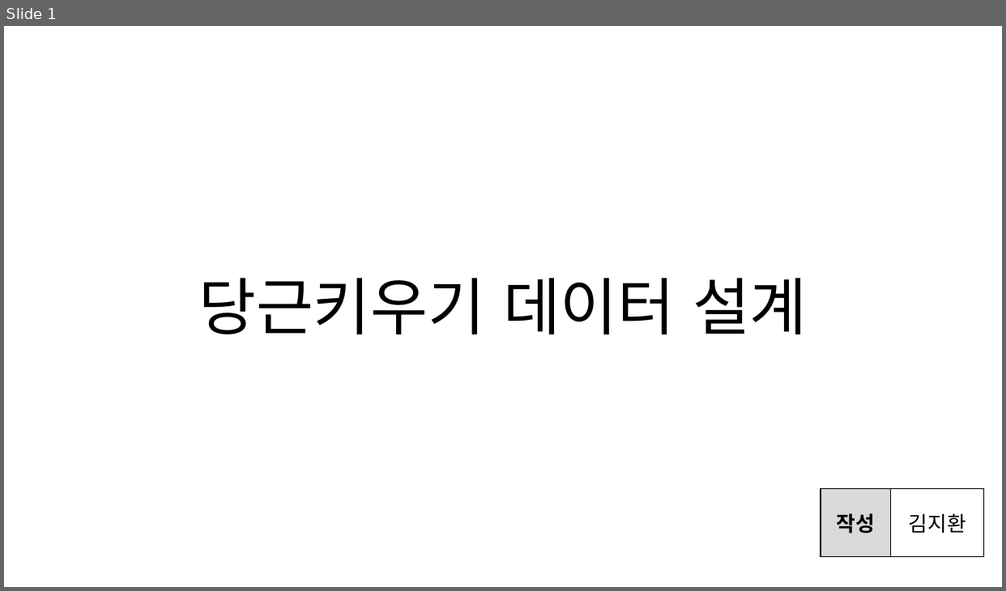
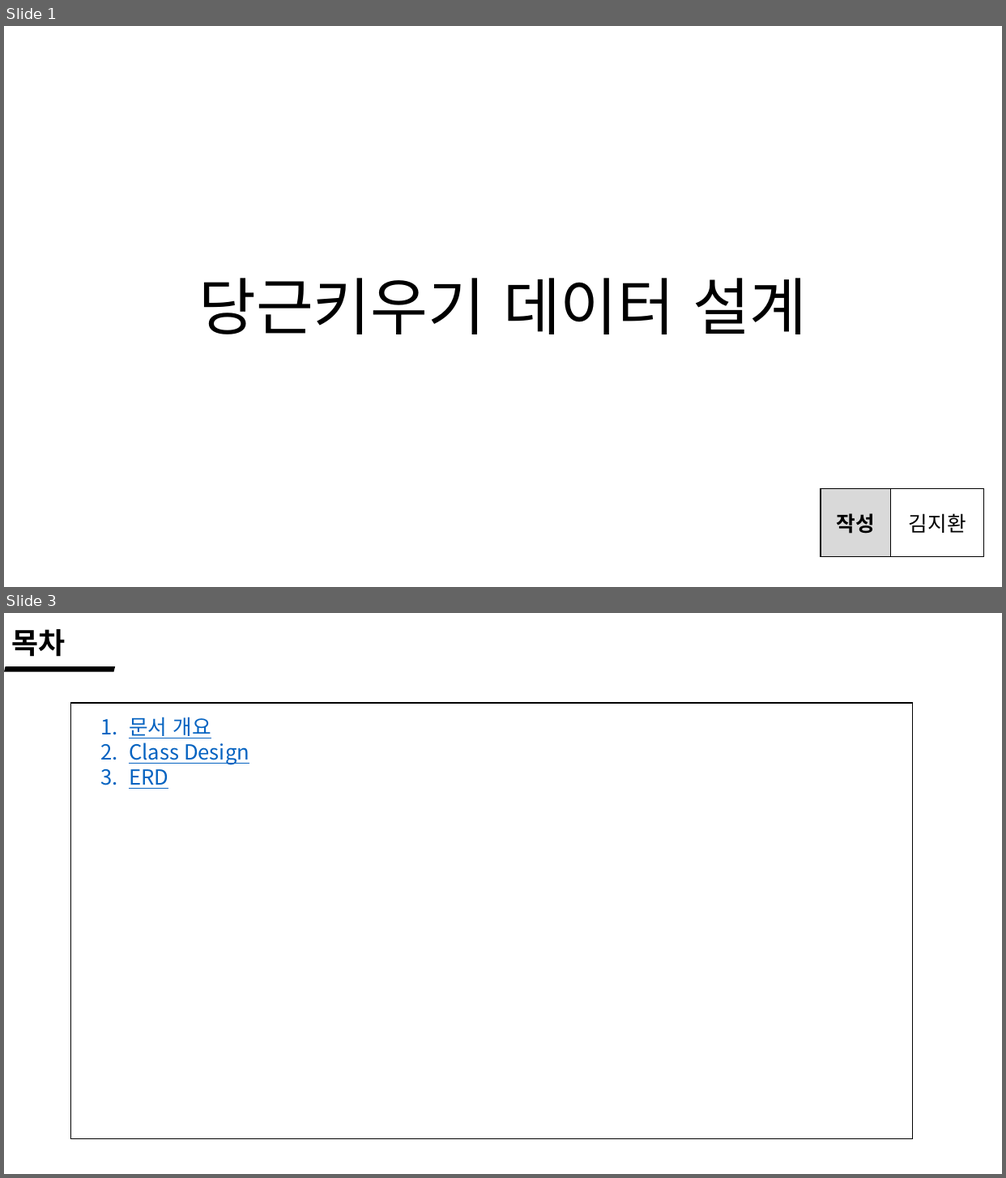
Before and after one commit to wlrud753/CarryCarrot, a slide deck: 기획서/당근키우기 데이터 설계.pptx. Shown one above the other, each under a label of ours: slide 1 before the commit, slides 1 and 3 after it; the slides between them are not shown. The pictures are 1006x591 and 1006x1178 pixels, drawn with LibreOffice and Linux fonts; fonts in the diff are those of the drawing. Boxes give left, top, right and bottom in pixels: in the first picture for what was removed or moved away, otherwise in the second. Text is boxed around its words. In the diff, an @@ line names an element or a change of style, - is before the commit and + after.

Commit message:
데이터 설계 문서 수정 및 시스템 문서 추가

```diff
--- a/기획서/당근키우기 데이터 설계.pptx
+++ b/기획서/당근키우기 데이터 설계.pptx
@@ slide 3 added at (4, 613, 1002, 1174), background #FFFFFF @@
@@ text added at (11, 629, 65, 657), 28 pt, text #000000, bold @@
+목차
@@ parallelogram added at (4, 667, 115, 672), fill #000000 @@
@@ rectangle added at (70, 703, 913, 1139), outline #000000 1 pt @@
@@ text added at (129, 717, 249, 789), 20 pt, text #0563C1, underline @@
+1. 문서 개요
+2. Class Design
+3. ERD
```
Also in this commit, not shown: 1 slide changed, 3 other slides added, 6 slides removed, 1 other file.
